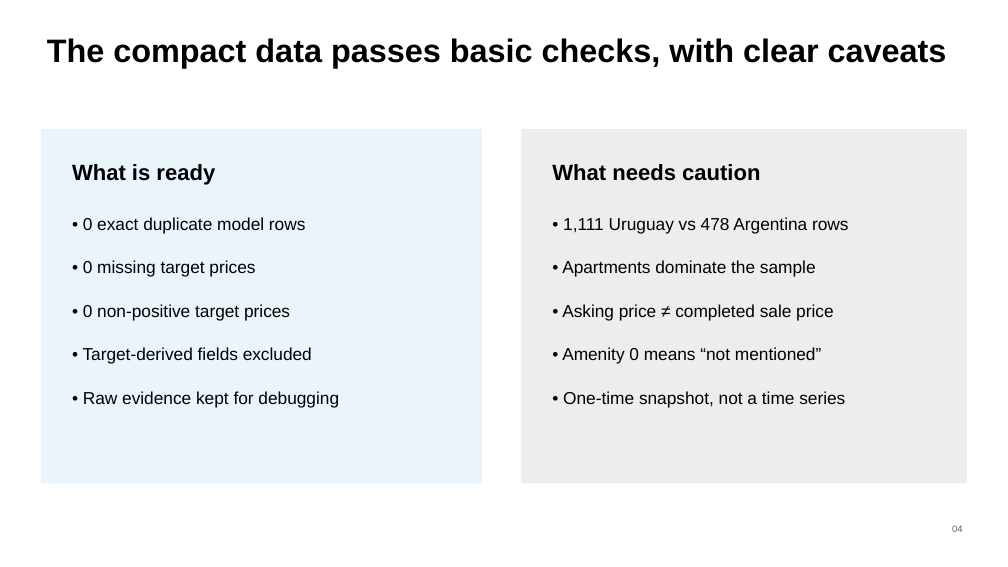
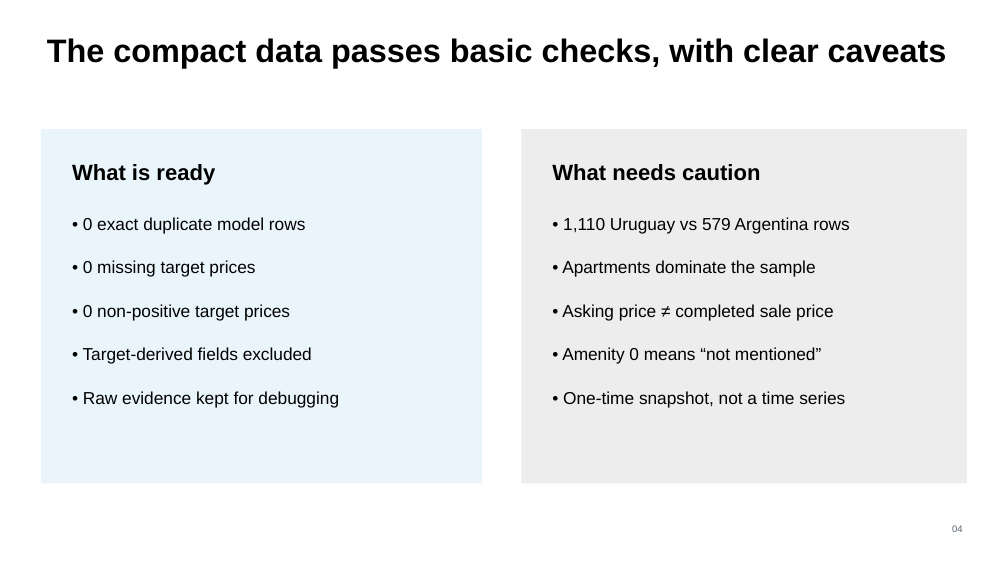
Before and after one commit to DanielLankry/Project-HIT---Real-Estate, a slide deck: slide 4 of docs/Final-Project-Presentation.pptx. Drawn at 1008x567 pixels with LibreOffice and Linux fonts; fonts in the diff are those of the drawing. Boxes give left, top, right and bottom in pixels: in the first picture for what was removed or moved away, otherwise in the second. Text is boxed around its words. In the diff, an @@ line names an element or a change of style, - is before the commit and + after.

```diff
--- a/docs/Final-Project-Presentation.pptx
+++ b/docs/Final-Project-Presentation.pptx
@@ text at bbox=[563, 217, 849, 234]: text changed @@
-• 1,111 Uruguay vs 478 Argentina rows
+• 1,110 Uruguay vs 579 Argentina rows
```
Also in this commit, not shown: 4 other slides changed, 14 other files.
